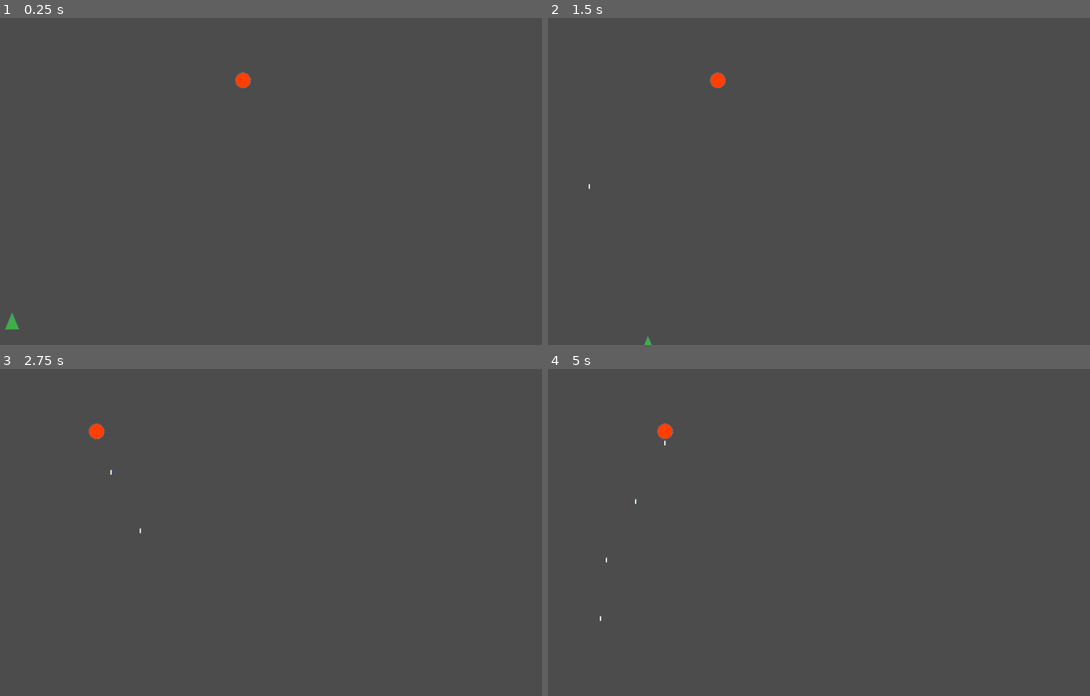
Above: before the commit, frames 1-4 (two rows, left to right).
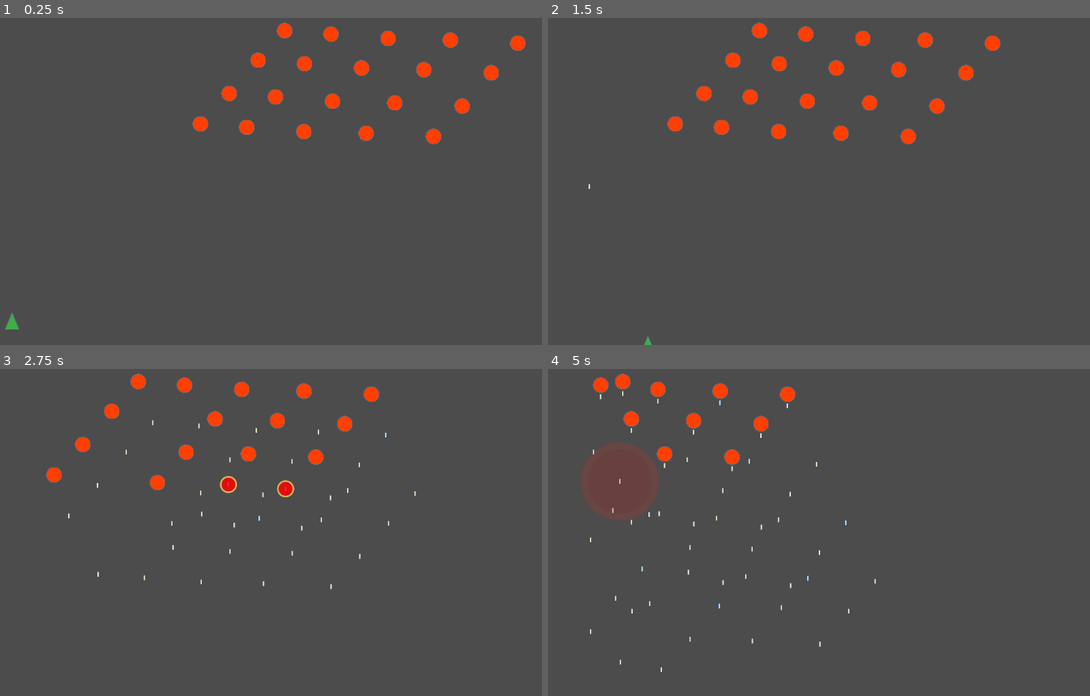
Above: after the commit, the same moments.

Repository: danieljohnson2/Shooty
Game: Godot game, scene res://Game.tscn
The game is run twice, just before and just after one commit, with the same random seed, the same clock (stepped at 60 frames per second) and the same inputs.
Inputs:
- Up to frame 1 (0.25 s): no input
- Up to frame 2 (1.5 s): hold Right (ui_right) 0.53-1.28 s; tap Space (ui_select) at 0.77 s; hold Down (ui_down) from 1.28 s (still down)
- Up to frame 3 (2.75 s): tap Space (ui_select) at 1.52 s; release Down (ui_down) at 2.03 s; hold Right (ui_right) from 2.03 s (still down)
- Up to frame 4 (5 s): release Right (ui_right) at 2.78 s; hold Up (ui_up) 2.78-3.53 s; tap Space (ui_select) at 3.02, 3.77, 4.52 s; hold Left (ui_left) from 3.53 s (still down)

The runs differ from the first frame. In frame 1, 2.3% of the frame differs, in the area x 35-97%, y 1-39%; in frame 2, 2.3%; in frame 3, 2.2%; in frame 4, 4.1%, in the area x 6-61%, y 1-93%.

Commit message:
Separate out the Enemy into a scene, and have a whole bunch. Lots of fratricide though

Diff:
--- /dev/null
+++ b/Enemy.tscn
@@ -0,0 +1,44 @@
+[gd_scene load_steps=4 format=2]
+
+[ext_resource path="res://Enemy.gd" type="Script" id=1]
+[ext_resource path="res://Enemy.png" type="Texture" id=2]
+
+[sub_resource type="CircleShape2D" id=1]
+
+custom_solver_bias = 0.0
+radius = 10.0
+
+[node name="Enemy" type="RigidBody2D" index="0"]
+
+input_pickable = false
+collision_layer = 1
+collision_mask = 1
+mode = 3
+mass = 1.0
+friction = 1.0
+bounce = 0.0
+gravity_scale = 1.0
+custom_integrator = false
+continuous_cd = 0
+contacts_reported = 1
+contact_monitor = true
+sleeping = false
+can_sleep = true
+linear_velocity = Vector2( 0, 0 )
+linear_damp = -1.0
+angular_velocity = 0.0
+angular_damp = -1.0
+script = ExtResource( 1 )
+_sections_unfolded = [ "Transform" ]
+
+[node name="Sprite" type="Sprite" parent="." index="0"]
+
+scale = Vector2( 0.5, 0.5 )
+texture = ExtResource( 2 )
+_sections_unfolded = [ "Transform" ]
+
+[node name="CollisionShape2D" type="CollisionShape2D" parent="." index="1"]
+
+position = Vector2( -0.0094564, 0.143933 )
+scale = Vector2( 1.31972, 1.30984 )
+shape = SubResource( 1 )
--- a/Game.tscn
+++ b/Game.tscn
@@ -1,14 +1,8 @@
-[gd_scene load_steps=6 format=2]
+[gd_scene load_steps=4 format=2]
 
 [ext_resource path="res://Player.gd" type="Script" id=1]
 [ext_resource path="res://Player.png" type="Texture" id=2]
-[ext_resource path="res://Enemy.gd" type="Script" id=3]
-[ext_resource path="res://Enemy.png" type="Texture" id=4]
-
-[sub_resource type="CircleShape2D" id=1]
-
-custom_solver_bias = 0.0
-radius = 10.0
+[ext_resource path="res://Enemy.tscn" type="PackedScene" id=3]
 
 [node name="Node2D" type="Node2D" index="0"]
 
@@ -46,37 +40,82 @@
 build_mode = 0
 polygon = PoolVector2Array( -11.7374, 14.0657, 0.0790329, -13.4413, 11.7017, 13.872 )
 
-[node name="Enemy" type="RigidBody2D" parent="." index="1"]
+[node name="Enemy 1" parent="." index="1" instance=ExtResource( 3 )]
 
-position = Vector2( 469.255, 147.555 )
-input_pickable = false
-collision_layer = 1
-collision_mask = 1
-mode = 3
-mass = 1.0
-friction = 1.0
-bounce = 0.0
-gravity_scale = 1.0
-custom_integrator = false
-continuous_cd = 0
-contacts_reported = 1
-contact_monitor = true
-sleeping = false
-can_sleep = true
-linear_velocity = Vector2( 0, 0 )
-linear_damp = -1.0
-angular_velocity = 0.0
-angular_damp = -1.0
-script = ExtResource( 3 )
+position = Vector2( 938.366, 84.0667 )
 
-[node name="Sprite" type="Sprite" parent="Enemy" index="0"]
+[node name="Enemy 8" parent="." index="2" instance=ExtResource( 3 )]
 
-scale = Vector2( 0.5, 0.5 )
-texture = ExtResource( 4 )
-_sections_unfolded = [ "Transform" ]
+position = Vector2( 823.274, 78.7022 )
 
-[node name="CollisionShape2D" type="CollisionShape2D" parent="Enemy" index="1"]
+[node name="Enemy 10" parent="." index="3" instance=ExtResource( 3 )]
 
-position = Vector2( -0.0094564, 0.143933 )
-scale = Vector2( 1.31972, 1.30984 )
-shape = SubResource( 1 )
+position = Vector2( 716.961, 75.7762 )
+
+[node name="Enemy 15" parent="." index="4" instance=ExtResource( 3 )]
+
+position = Vector2( 619.426, 68.4611 )
+
+[node name="Enemy 17" parent="." index="5" instance=ExtResource( 3 )]
+
+position = Vector2( 540.423, 62.609 )
+
+[node name="Enemy 2" parent="." index="6" instance=ExtResource( 3 )]
+
+position = Vector2( 893.079, 134.673 )
+
+[node name="Enemy 5" parent="." index="7" instance=ExtResource( 3 )]
+
+position = Vector2( 777.988, 129.308 )
+
+[node name="Enemy 11" parent="." index="8" instance=ExtResource( 3 )]
+
+position = Vector2( 671.675, 126.382 )
+
+[node name="Enemy 14" parent="." index="9" instance=ExtResource( 3 )]
+
+position = Vector2( 574.14, 119.067 )
+
+[node name="Enemy 19" parent="." index="10" instance=ExtResource( 3 )]
+
+position = Vector2( 495.137, 113.215 )
+
+[node name="Enemy 3" parent="." index="11" instance=ExtResource( 3 )]
+
+position = Vector2( 843.581, 191.463 )
+
+[node name="Enemy 6" parent="." index="12" instance=ExtResource( 3 )]
+
+position = Vector2( 728.49, 186.099 )
+
+[node name="Enemy 12" parent="." index="13" instance=ExtResource( 3 )]
+
+position = Vector2( 622.177, 183.173 )
+
+[node name="Enemy 13" parent="." index="14" instance=ExtResource( 3 )]
+
+position = Vector2( 524.642, 175.857 )
+
+[node name="Enemy 20" parent="." index="15" instance=ExtResource( 3 )]
+
+position = Vector2( 445.639, 170.005 )
+
+[node name="Enemy 4" parent="." index="16" instance=ExtResource( 3 )]
+
+position = Vector2( 794.56, 243.366 )
+
+[node name="Enemy 7" parent="." index="17" instance=ExtResource( 3 )]
+
+position = Vector2( 679.469, 238.001 )
+
+[node name="Enemy 9" parent="." index="18" instance=ExtResource( 3 )]
+
+position = Vector2( 573.156, 235.075 )
+
+[node name="Enemy 16" parent="." index="19" instance=ExtResource( 3 )]
+
+position = Vector2( 475.621, 227.76 )
+
+[node name="Enemy 18" parent="." index="20" instance=ExtResource( 3 )]
+
+position = Vector2( 396.617, 221.908 )
